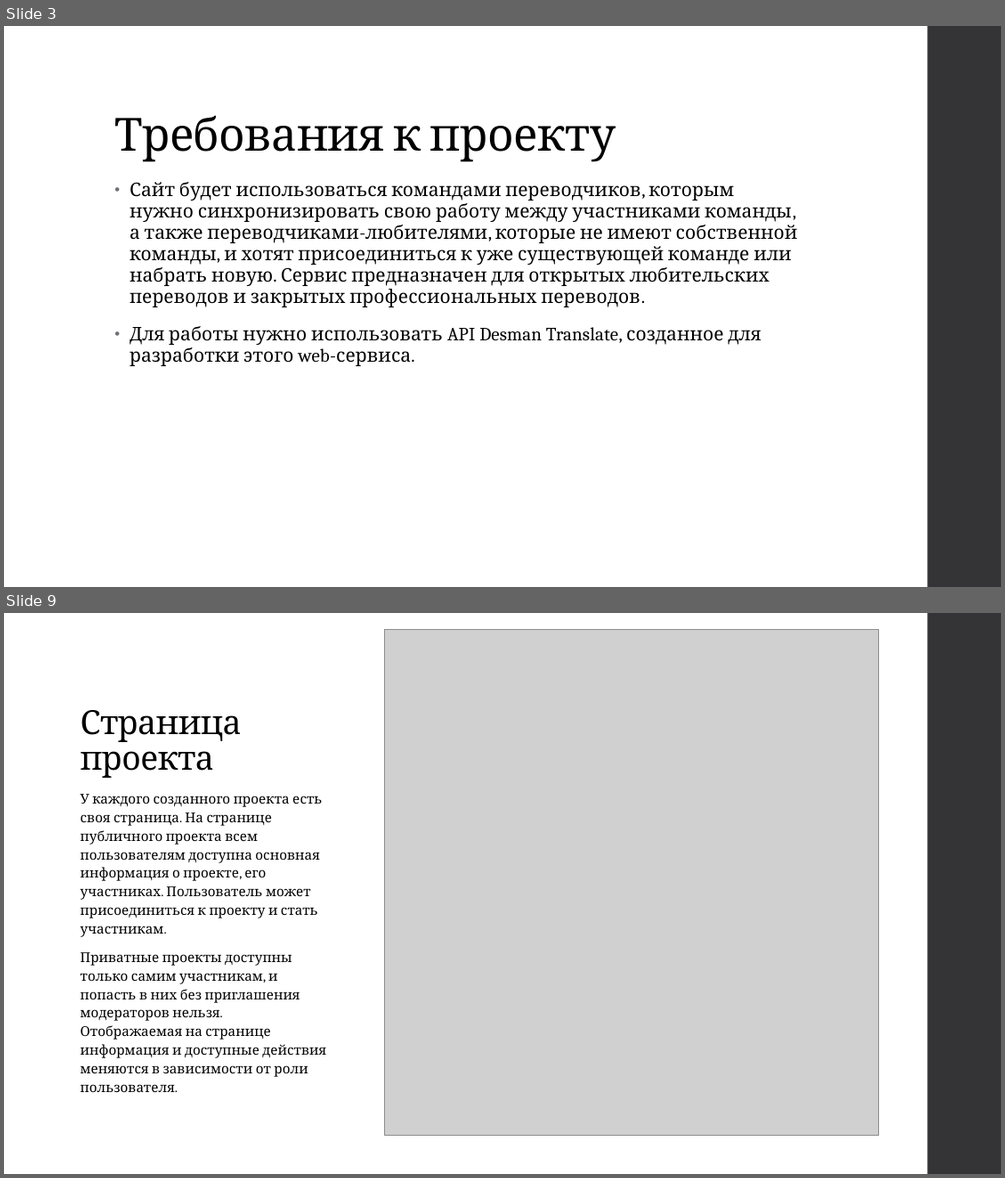
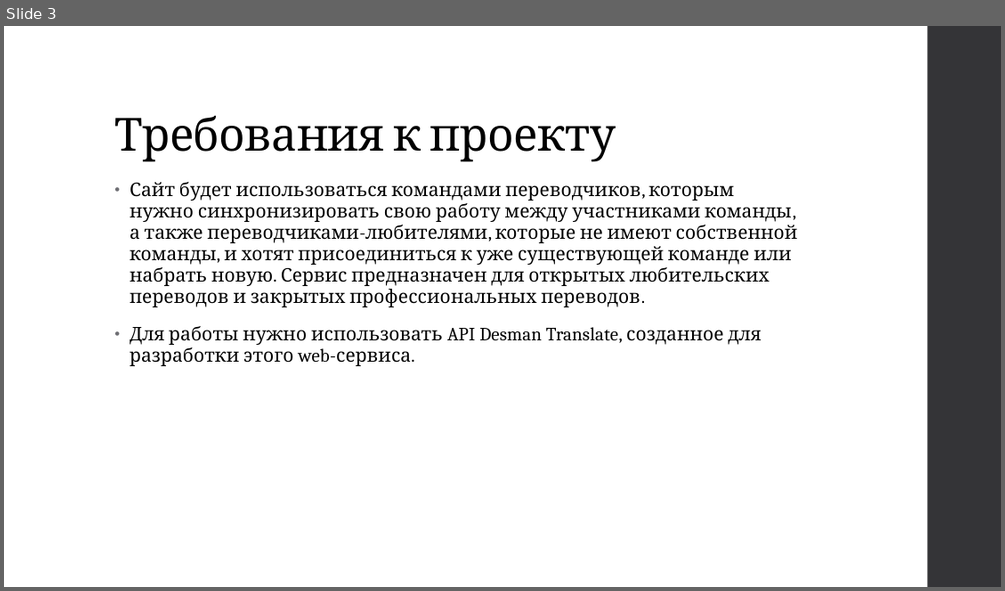
Before and after one commit to ipaingo/study, a slide deck: вебы/презентация/Веб-сервис для коллективных переводов.pptx. Shown one above the other, each under a label of ours: slides 3 and 9 before the commit, slide 3 after it; the slides between them are not shown. The pictures are 1005x1178 and 1005x591 pixels, drawn with LibreOffice and Linux fonts; fonts in the diff are those of the drawing; grey boxes stand for pictures. Boxes give left, top, right and bottom in pixels: in the first picture for what was removed or moved away, otherwise in the second. Text is boxed around its words. In the diff, an @@ line names an element or a change of style, - is before the commit and + after.

```diff
--- a/вебы/презентация/Веб-сервис для коллективных переводов.pptx
+++ b/вебы/презентация/Веб-сервис для коллективных переводов.pptx
@@ slide 9 removed at box(4, 613, 1001, 1174), background #FFFFFF; not listed: 1 template element that a slide beside it also shows @@
@@ picture removed at box(385, 629, 878, 1135) @@
@@ title removed at box(81, 710, 242, 778) @@
-Страница проекта
@@ text removed at box(81, 794, 326, 1092) @@
-У каждого созданного проекта есть своя страница. На странице публичного проекта всем пользователям доступна основная информация о проекте, его участниках. Пользователь может присоединиться к проекту и стать участникам.
-Приватные проекты доступны только самим участникам, и попасть в них без приглашения модераторов нельзя. Отображаемая на странице информация и доступные действия меняются в зависимости от роли пользователя.
```
Also in this commit, not shown: 5 slides changed, 16 slides added, 3 other slides removed.
